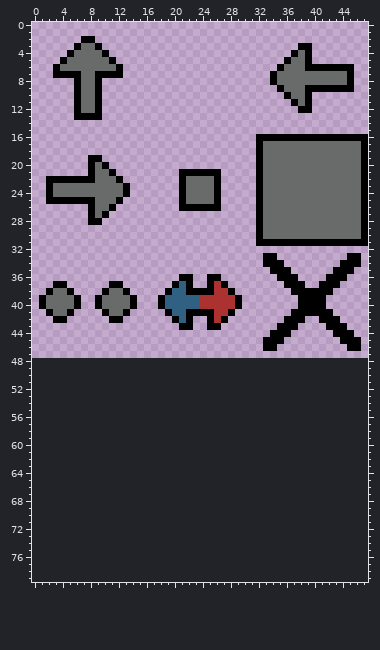
Edited in one commit: pixel-art file (renderer/src/textures/sim_tiles.aseprite). Above: the version before the commit.
48x48 pixels, 1 frame. The old version is drawn lined up with the new one, on the new canvas.
After:
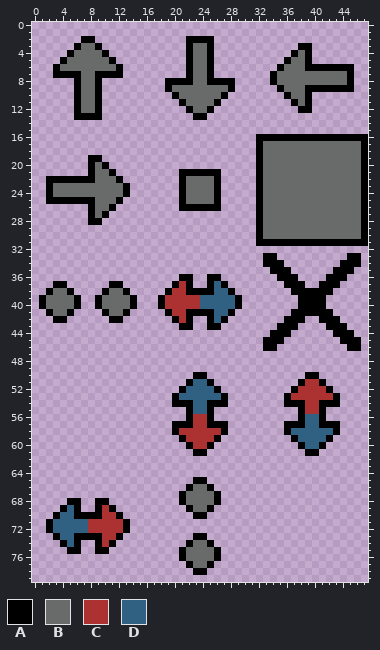
Palette (. is transparent): A #000000  B #696a6a  C #ac3232  D #306082
Commit: changed how the sim works to make it actually usable
Edits made:
canvas 48x48 -> 48x80
@@ x 17..30 @@
  1 ..............
- 2 ..............
- 3 ..............
- 4 ..............
- 5 ..............
- 6 ..............
- 7 ..............
- 8 ..............
- 9 ..............
-10 ..............
-11 ..............
-12 ..............
-13 ..............
+ 2 .....AAAA.....
+ 3 .....ABBA.....
+ 4 .....ABBA.....
+ 5 .....ABBA.....
+ 6 .....ABBA.....
+ 7 .....ABBA.....
+ 8 ..AAAABBAAAA..
+ 9 ..ABBBBBBBBA..
+10 ...ABBBBBBA...
+11 ....ABBBBA....
+12 .....ABBA.....
+13 ......AA......
 14 ..............
@@ x 17..30 @@
 36 ....AA..AA....
-37 ...ADA..ACA...
-38 ..ADDAAAACCA..
-39 .ADDDDDCCCCCA.
-40 .ADDDDDCCCCCA.
-41 ..ADDAAAACCA..
-42 ...ADA..ACA...
+37 ...ACA..ADA...
+38 ..ACCAAAADDA..
+39 .ACCCCCDDDDDA.
+40 .ACCCCCDDDDDA.
+41 ..ACCAAAADDA..
+42 ...ACA..ADA...
 43 ....AA..AA....
@@ x 18..45 @@
 49 ............................
-50 ............................
-51 ............................
-52 ............................
-53 ............................
-54 ............................
-55 ............................
-56 ............................
-57 ............................
-58 ............................
-59 ............................
-60 ............................
-61 ............................
+50 .....AA..............AA.....
+51 ....ADDA............ACCA....
+52 ...ADDDDA..........ACCCCA...
+53 ..ADDDDDDA........ACCCCCCA..
+54 ..AAADDAAA........AAACCAAA..
+55 ....ADDA............ACCA....
+56 ....ACCA............ADDA....
+57 ..AAACCAAA........AAADDAAA..
+58 ..ACCCCCCA........ADDDDDDA..
+59 ...ACCCCA..........ADDDDA...
+60 ....ACCA............ADDA....
+61 .....AA..............AA.....
 62 ............................
@@ x 0..28 @@
 64 .............................
-65 .............................
-66 .............................
-67 .............................
-68 .............................
-69 .............................
-70 .............................
-71 .............................
-72 .............................
-73 .............................
-74 .............................
-75 .............................
-76 .............................
-77 .............................
-78 .............................
+65 .......................AA....
+66 ......................ABBA...
+67 .....................ABBBBA..
+68 .....AA..AA..........ABBBBA..
+69 ....ADA..ACA..........ABBA...
+70 ...ADDAAAACCA..........AA....
+71 ..ADDDDDCCCCCA...............
+72 ..ADDDDDCCCCCA...............
+73 ...ADDAAAACCA..........AA....
+74 ....ADA..ACA..........ABBA...
+75 .....AA..AA..........ABBBBA..
+76 .....................ABBBBA..
+77 ......................ABBA...
+78 .......................AA....
 79 .............................
